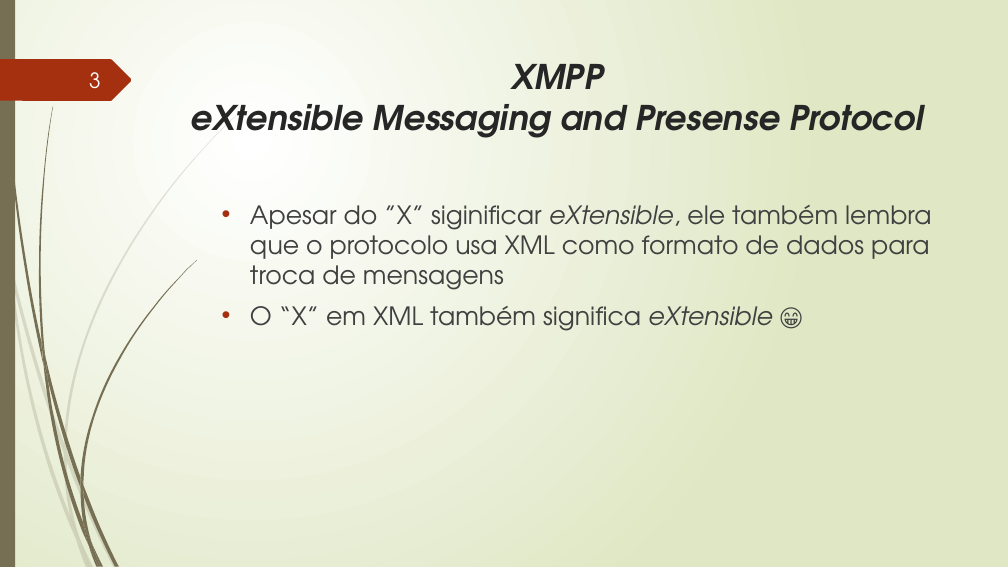
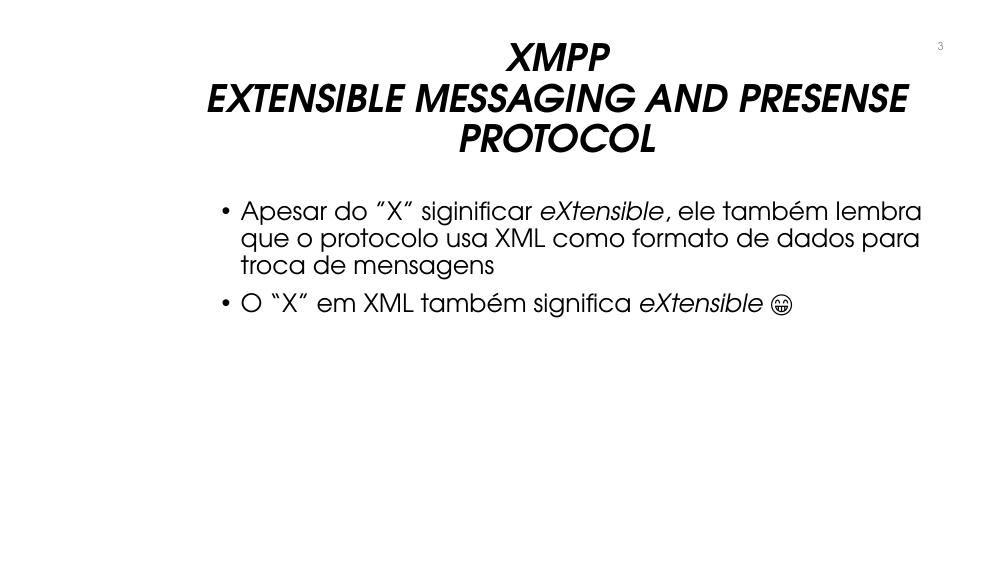
Before and after one commit to manoelcampos/sistemas-distribuidos, a slide deck: slide 3 of projects/06-xmpp-chat-client/xmpp.pptx. Drawn at 1008x567 pixels with LibreOffice and Linux fonts; fonts in the diff are those of the drawing; background and template pictures are left out. Boxes give left, top, right and bottom in pixels: in the first picture for what was removed or moved away, otherwise in the second. Text is boxed around its words. In the diff, an @@ line names an element or a change of style, - is before the commit and + after.

```diff
--- a/projects/06-xmpp-chat-client/xmpp.pptx
+++ b/projects/06-xmpp-chat-client/xmpp.pptx
@@ background gradient #FFFFFF to #DFE8C4 to #FFFFFF @@
@@ rectangle removed at (x1=0, y1=0, x2=15, y2=567) @@
@@ freeform shape removed at (x1=0, y1=59, x2=132, y2=101) @@
@@ title "XMPP EXTENSIBLE MESSAGING AND PRESENSE ..." at (x1=206, y1=43, x2=908, y2=153): vertical alignment top to middle @@
@@ title at (x1=206, y1=43, x2=908, y2=153): text changed; size 32.4 to 36 pt; text colour #262626 to #000000 @@
-XMPP
-eXtensible Messaging and Presense Protocol
+XMPP
+EXTENSIBLE MESSAGING AND PRESENSE PROTOCOL
@@ page number moved from (x1=89, y1=72, x2=101, y2=89) to (x1=938, y1=42, x2=944, y2=50) @@
@@ page number at (x1=938, y1=42, x2=944, y2=50): size 20 to 10.5 pt, text colour #FEFFFF to #8C8C8C @@
@@ text "Apesar do ”X” siginificar eXtensible, ..." at (x1=241, y1=201, x2=922, y2=318): text colour #404040 to #000000; indent changed; line spacing 1 to 0.9 @@
@@ group removed at (x1=0, y1=116, x2=236, y2=567): 10 freeform shapes @@
@@ group removed at (x1=2, y1=0, x2=197, y2=567): 12 freeform shapes @@
```
Also in this commit, not shown: 16 other slides changed, 2 other files.
